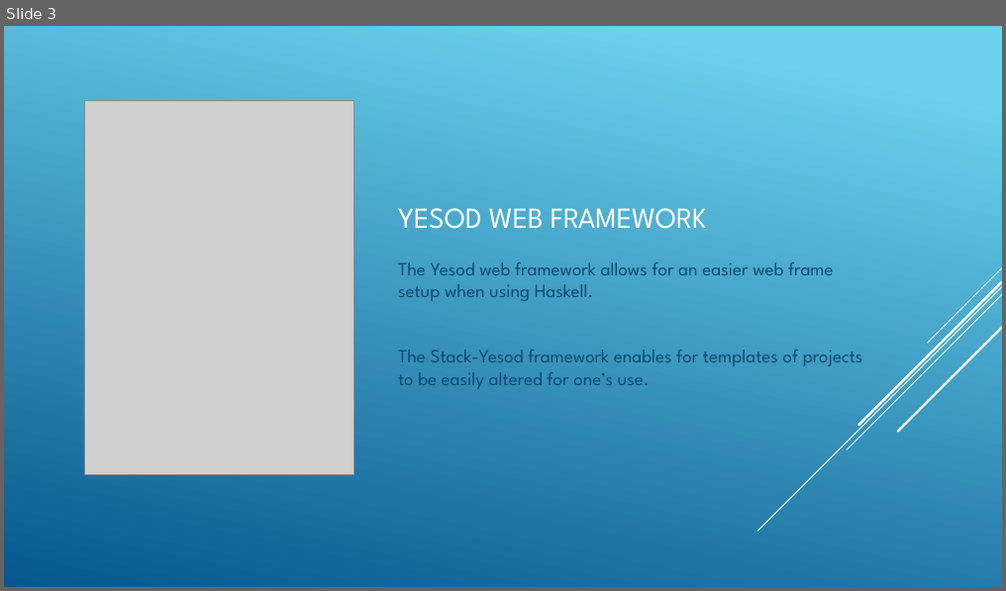
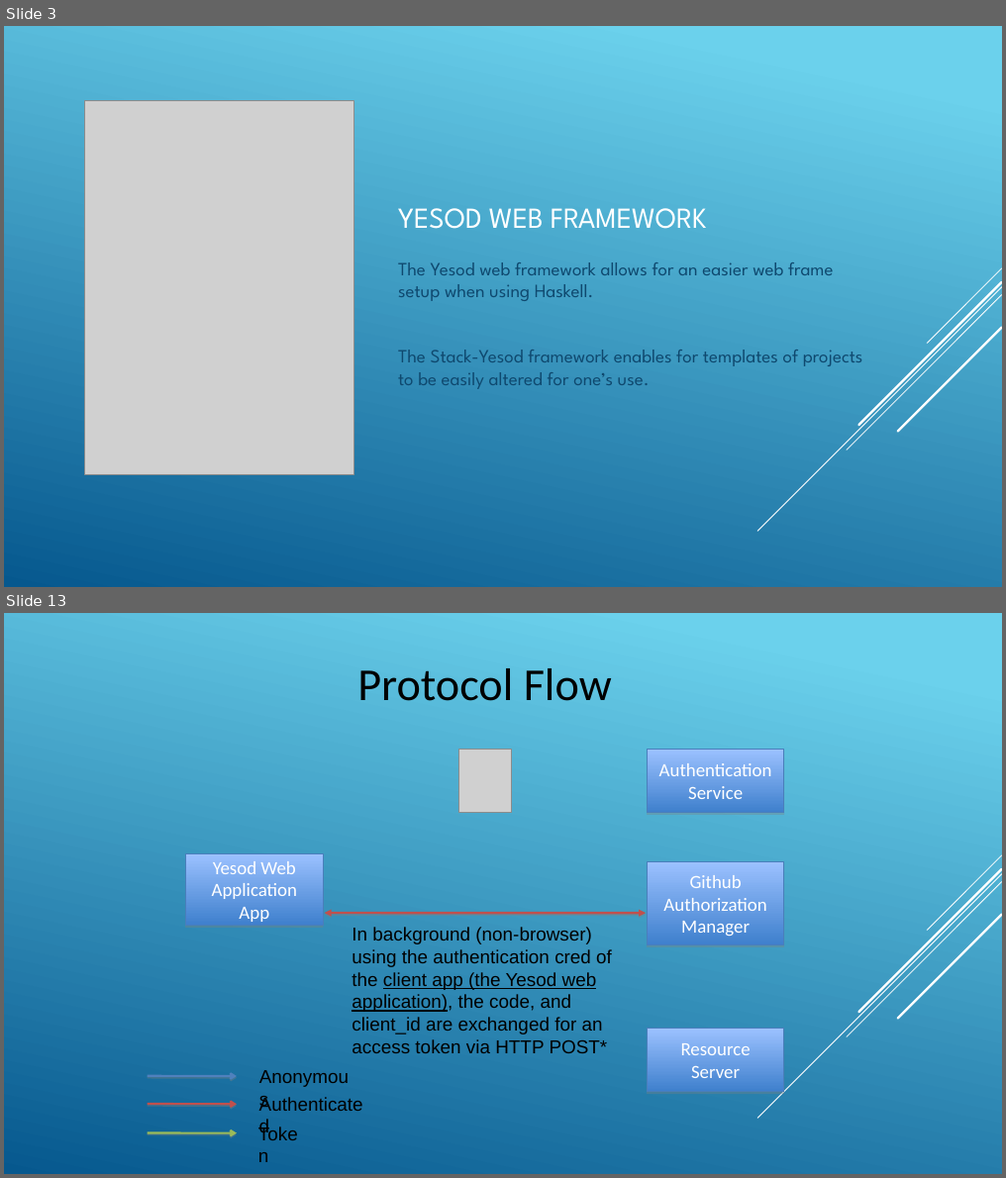
Before and after one commit to sftcd/cs7053, a slide deck: 2016lectures/GitHub OAUth2.pptx. Shown one above the other, each under a label of ours: slide 3 before the commit, slides 3 and 13 after it; the slides between them are not shown. The pictures are 1006x591 and 1006x1178 pixels, drawn with LibreOffice and Linux fonts; fonts in the diff are those of the drawing; grey boxes stand for pictures. Boxes give left, top, right and bottom in pixels: in the first picture for what was removed or moved away, otherwise in the second. Text is boxed around its words. In the diff, an @@ line names an element or a change of style, - is before the commit and + after.

Commit message:
Updated Github OAuth2 slides and moved name from READme to slide deck.

```diff
--- a/2016lectures/GitHub OAUth2.pptx
+++ b/2016lectures/GitHub OAUth2.pptx
@@ slide 13 added at [4,613,1002,1174], background gradient #6ED2EB to #06588E; not listed: 5 template elements that a slide beside it also shows @@
@@ text added at [357,668,612,701], 44 pt, text #000000 @@
+Protocol Flow
@@ picture added at [459,750,511,813] @@
@@ rectangle added at [648,750,784,813], fill gradient #9BC1FF to #3F80CD, outline #4A7EBB 0.74 pt, 18 pt, text #FFFFFF @@
+Authentication Service
@@ rectangle added at [186,854,323,926], fill gradient #9BC1FF to #3F80CD, outline #4A7EBB 0.74 pt, 18 pt, text #FFFFFF @@
+Yesod Web Application
+App
@@ rectangle added at [648,862,784,946], fill gradient #9BC1FF to #3F80CD, outline #4A7EBB 0.74 pt, 18 pt, text #FFFFFF @@
+Github
+Authorization Manager
@@ double arrow added from (325, 913) to (646, 913), #C0504D 2.24 pt @@
@@ text added at [351,927,612,1054], 18 pt, text #000000 @@
+In background (non-browser) using the authentication cred of the client app (the Yesod web application), the code, and client_id are exchanged for an access token via HTTP POST*
@@ rectangle added at [648,1029,784,1092], fill gradient #9BC1FF to #3F80CD, outline #4A7EBB 0.74 pt, 18 pt, text #FFFFFF @@
+Resource Server
@@ arrow added from (149, 1076) to (237, 1076), #4F81BD 2.01 pt @@
@@ text added at [252,1061,364,1091], 18 pt, text #000000 @@
+Anonymous
@@ arrow added from (149, 1104) to (237, 1104), #C0504D 2.01 pt @@
@@ text added at [252,1088,380,1118], 18 pt, text #000000 @@
+Authenticated
@@ arrow added from (149, 1134) to (237, 1134), #9BBB59 2.01 pt @@
@@ text added at [252,1118,316,1149], 18 pt, text #000000 @@
+Token
```
Also in this commit, not shown: 7 slides changed, 6 other slides added, 1 other file.
